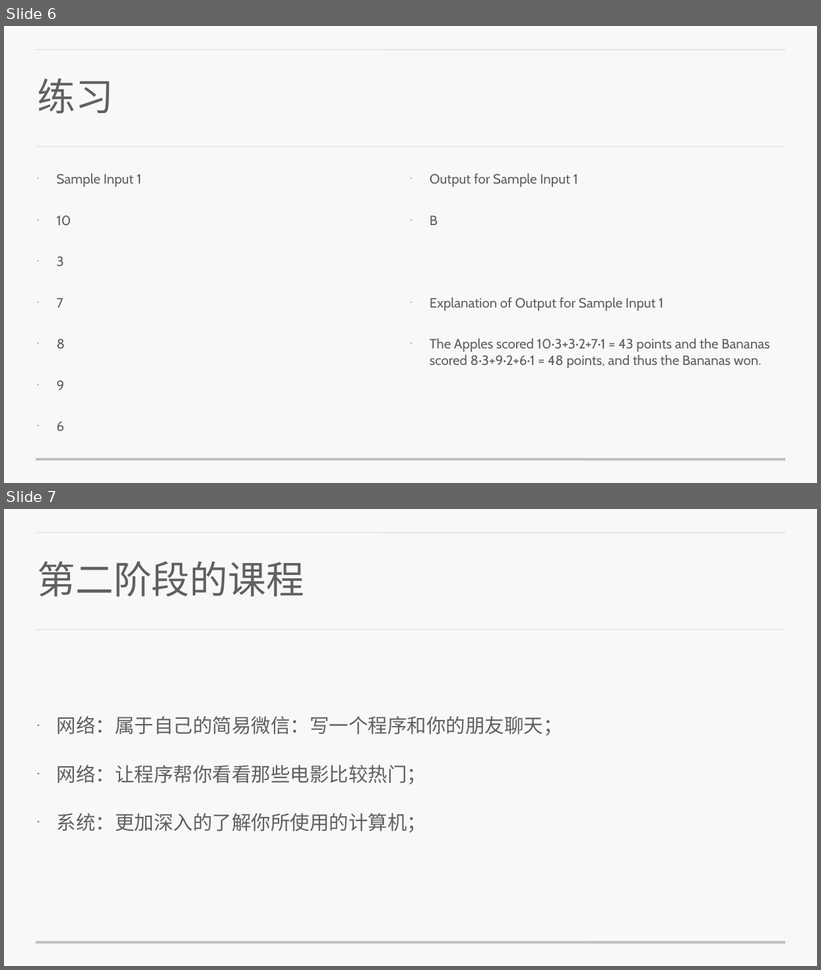
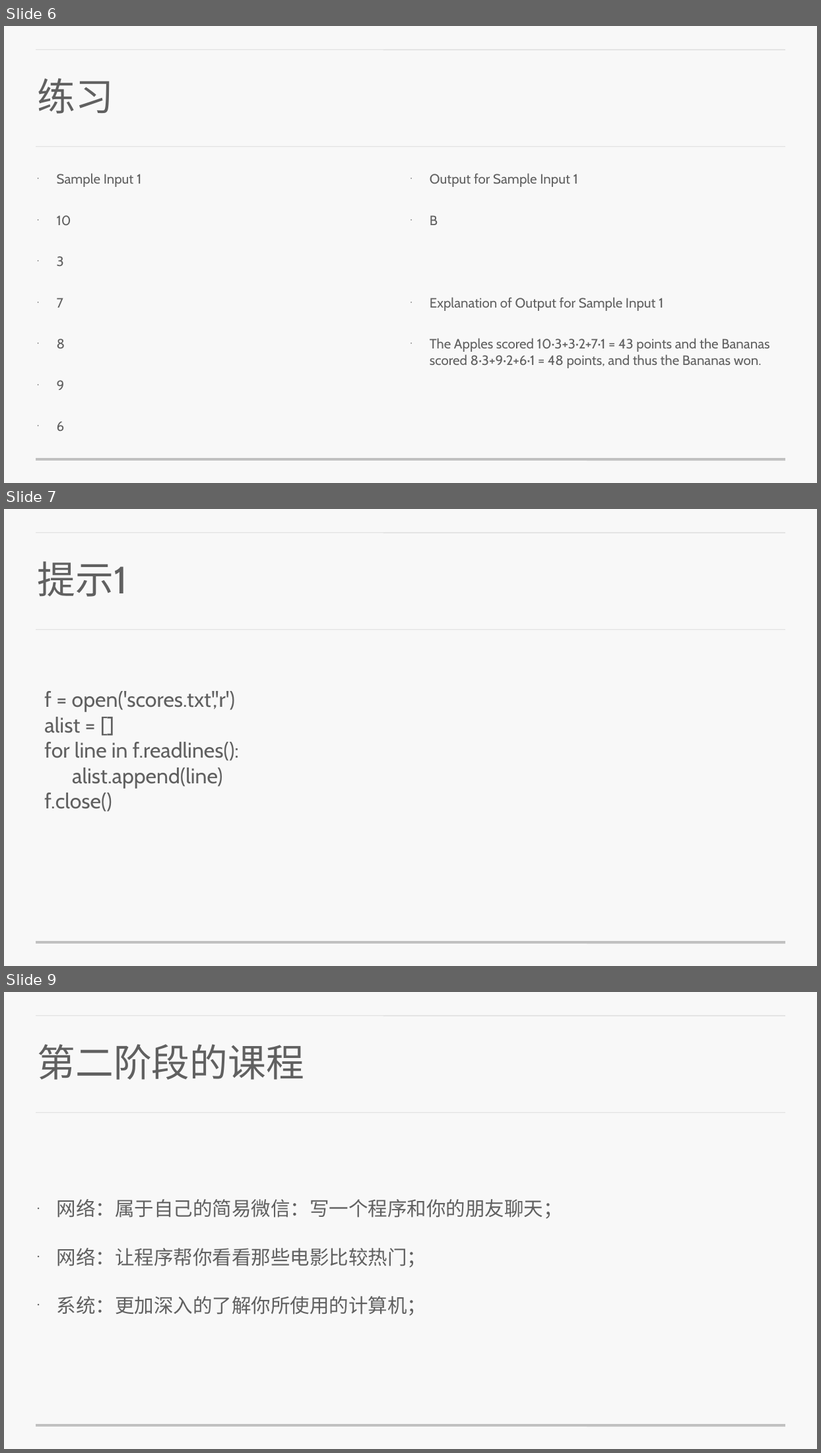
Before and after one commit to zhangyuenet/codefuture, a slide deck: python/Lecture12/第一阶段总结和训练191116.pptx. Shown one above the other, each under a label of ours: slides 6 and 7 before the commit, slides 6, 7 and 9 after it; the slides between them are not shown. The pictures are 821x970 and 821x1453 pixels, drawn with LibreOffice and Linux fonts; fonts in the diff are those of the drawing. Boxes give left, top, right and bottom in pixels: in the first picture for what was removed or moved away, otherwise in the second. Text is boxed around its words. In the diff, an @@ line names an element or a change of style, - is before the commit and + after.

Commit message:
modify ppt of Lecture12

```diff
--- a/python/Lecture12/第一阶段总结和训练191116.pptx
+++ b/python/Lecture12/第一阶段总结和训练191116.pptx
@@ slide 7 added at [4,509,817,966], background #F8F8F8; not listed: 3 template elements that a slide beside it also shows @@
@@ title added at [38,561,127,597], 90 pt, text #606060 @@
+提示1
@@ text added at [44,691,239,812], 50 pt, text #606060 @@
+f = open('scores.txt','r')
+alist = []
+for line in f.readlines():
+alist.append(line)
+f.close()
@@ what was slide 7 is now slide 9 @@
```
Also in this commit, not shown: 1 other slide added, 1 other file.
